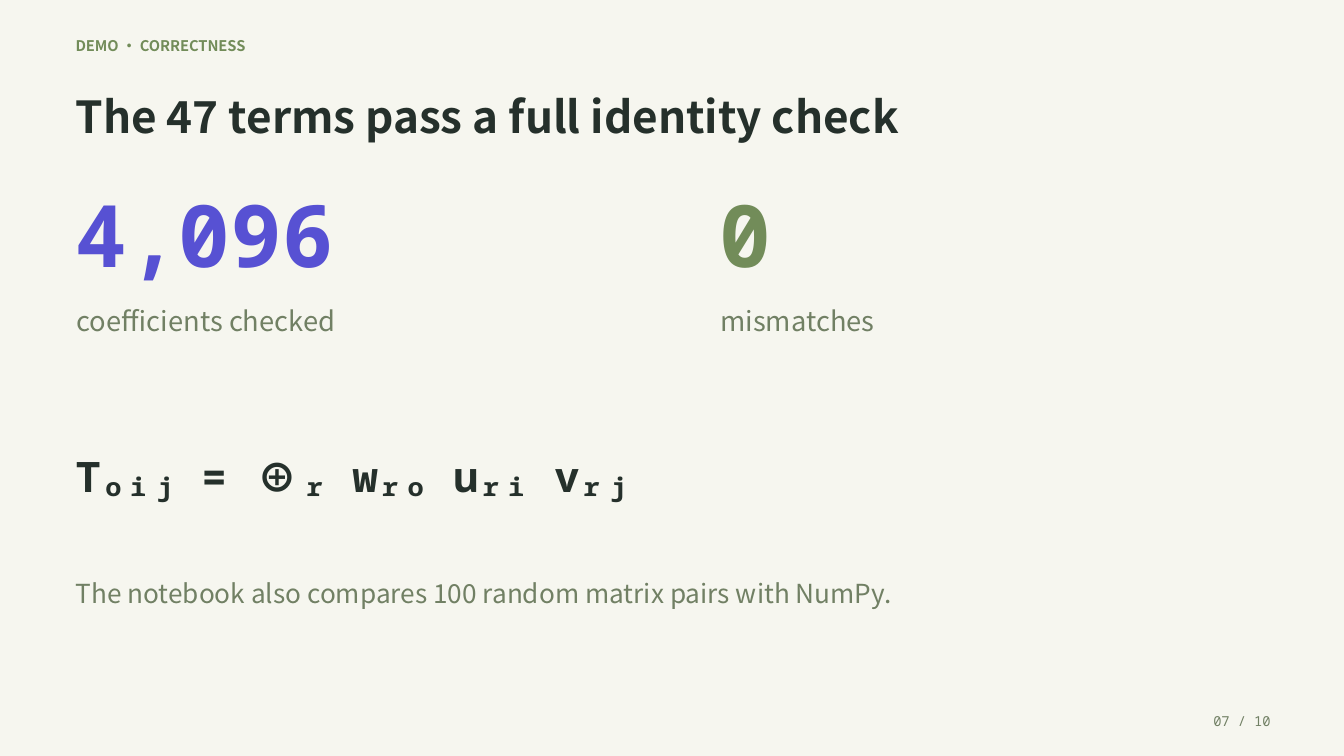
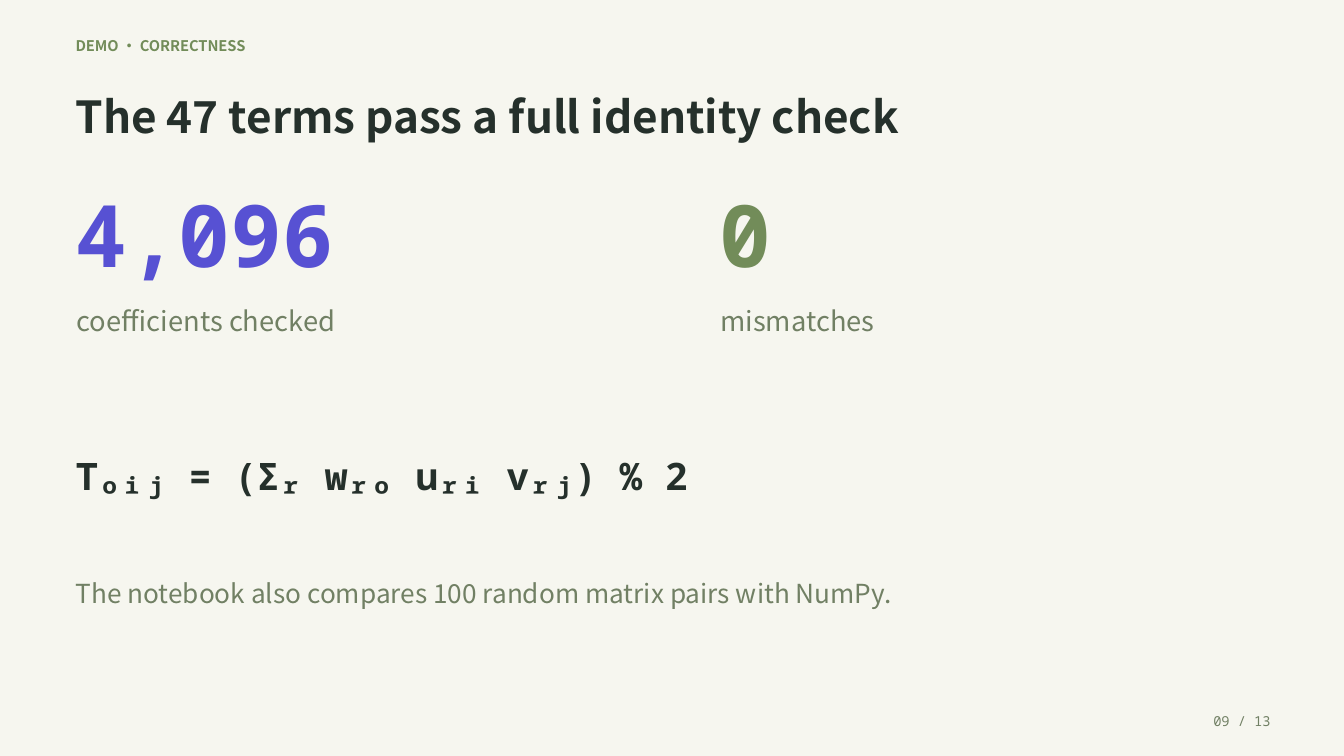
Before and after one commit to secreat14/AlphaEvolve-saplingagent-ppt, a slide deck: slide 9 of alphatensor_matrix_multiplication.pptx (slide 7 before the commit). Drawn at 1344x756 pixels with LibreOffice and Linux fonts; fonts in the diff are those of the drawing. Boxes give left, top, right and bottom in pixels: in the first picture for what was removed or moved away, otherwise in the second. Text is boxed around its words. In the diff, an @@ line names an element or a change of style, - is before the commit and + after.

```diff
--- a/alphatensor_matrix_multiplication.pptx
+++ b/alphatensor_matrix_multiplication.pptx
@@ text at (x1=76, y1=462, x2=688, y2=499): text changed; size 30 to 27 pt @@
-Tₒᵢⱼ = ⊕ᵣ wᵣₒ uᵣᵢ vᵣⱼ
+Tₒᵢⱼ = (Σᵣ wᵣₒ uᵣᵢ vᵣⱼ) % 2
@@ text at (x1=1213, y1=716, x2=1270, y2=726): text changed @@
-07 / 10
+09 / 13
```
Also in this commit, not shown: 8 other slides changed, 3 slides added, 2 other files.
